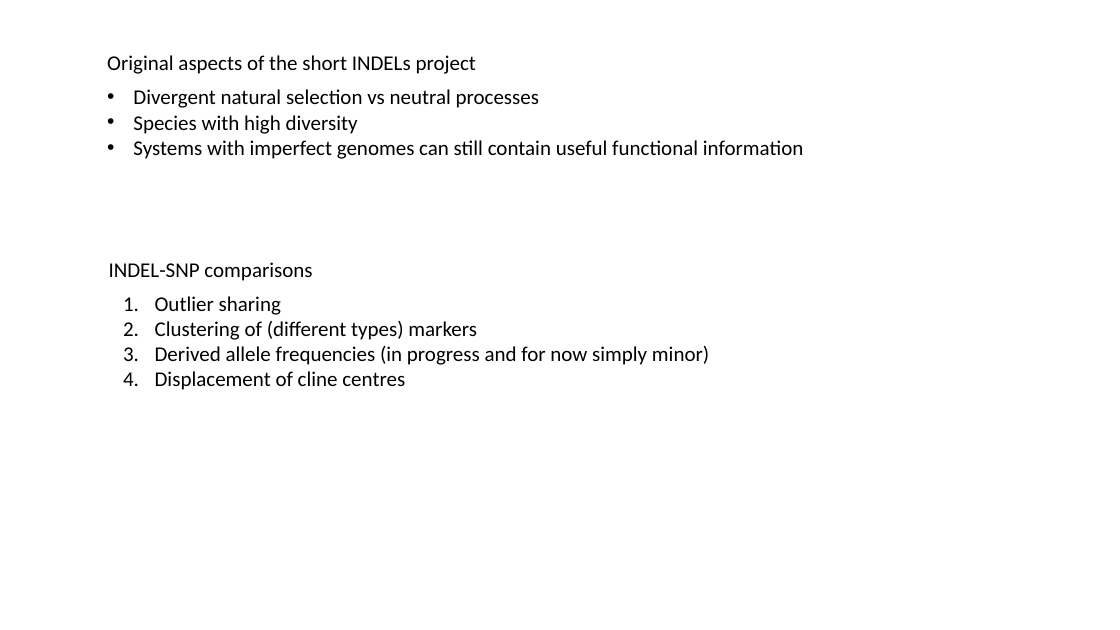
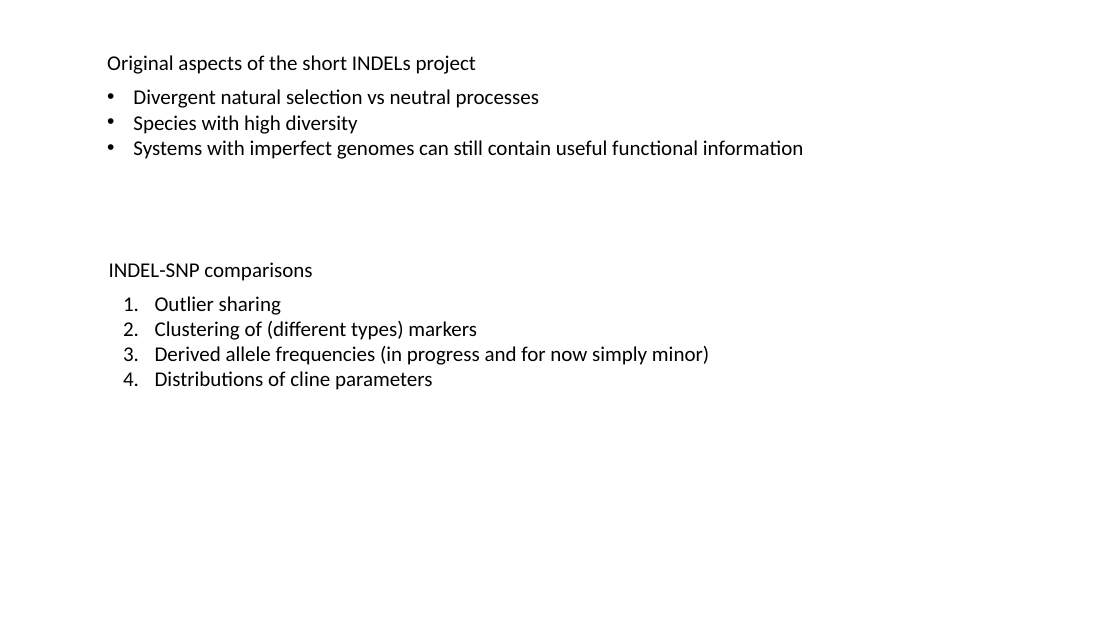
Before and after one commit to sam0per/Littorina_saxatilis_short_variants, a slide deck: slide 2 of short_genetic_variants/docs/short_indels.pptx. Drawn at 1120x630 pixels with LibreOffice and Linux fonts; fonts in the diff are those of the drawing. Boxes give left, top, right and bottom in pixels: in the first picture for what was removed or moved away, otherwise in the second. Text is boxed around its words. In the diff, an @@ line names an element or a change of style, - is before the commit and + after.

Commit message:
cline centres figure

```diff
--- a/short_genetic_variants/docs/short_indels.pptx
+++ b/short_genetic_variants/docs/short_indels.pptx
@@ text at <box>155,371,433,390</box>: text changed @@
-4. Displacement of cline centres
+4. Distributions of cline parameters
```
Also in this commit, not shown: 2 other slides changed, 2 other files.
